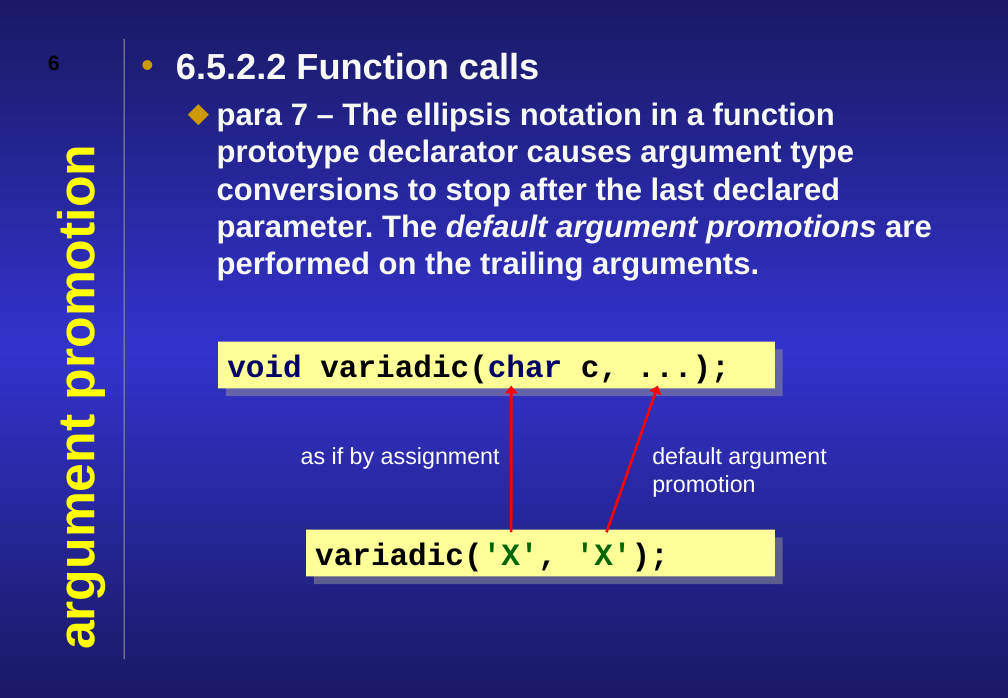
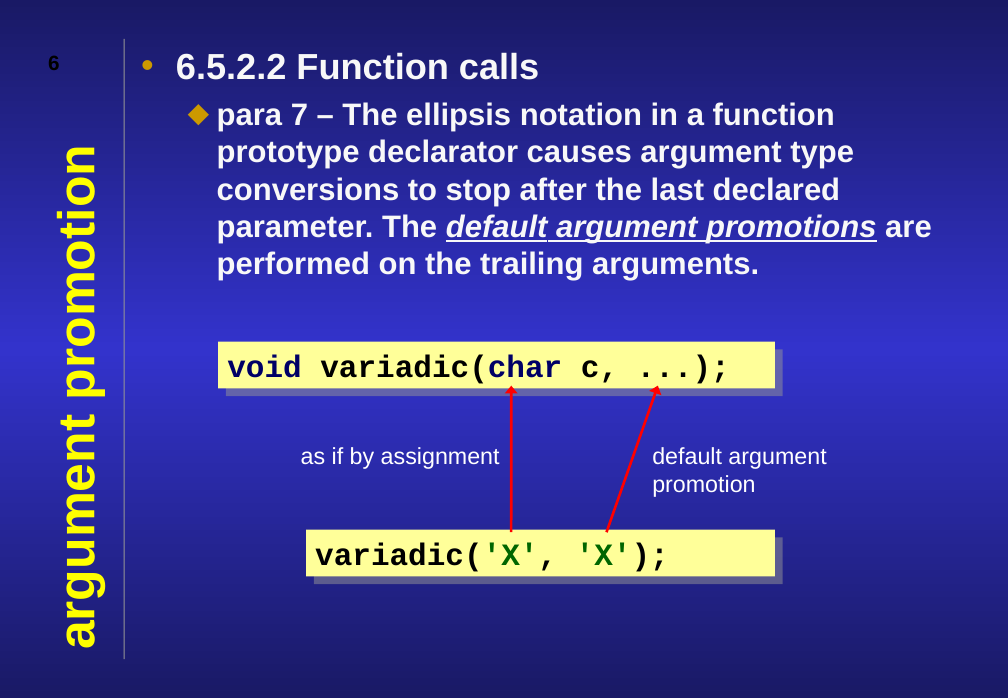
Before and after one commit to JonJagger/two-day-courses, a slide deck: slide 6 of ca/7 Conversions.odp. Drawn at 1008x698 pixels with LibreOffice and Linux fonts; fonts in the diff are those of the drawing. Boxes give left, top, right and bottom in pixels: in the first picture for what was removed or moved away, otherwise in the second. Text is boxed around its words. In the diff, an @@ line names an element or a change of style, - is before the commit and + after.

```diff
--- a/ca/7 Conversions.odp
+++ b/ca/7 Conversions.odp
@@ text at [217, 102, 932, 280]: underline on in "default argument promotions" @@
```
Also in this commit, not shown: 9 other slides changed, 16 other files.
